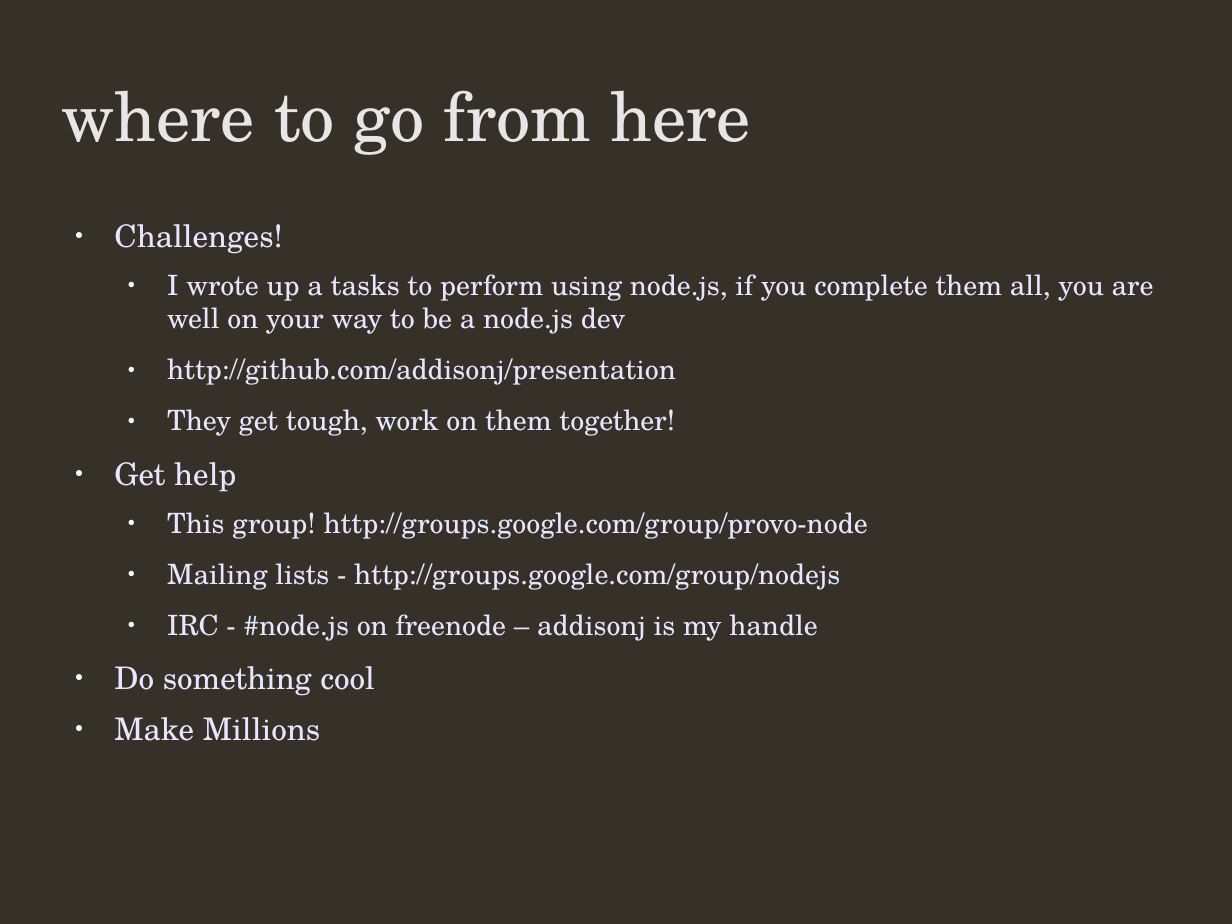
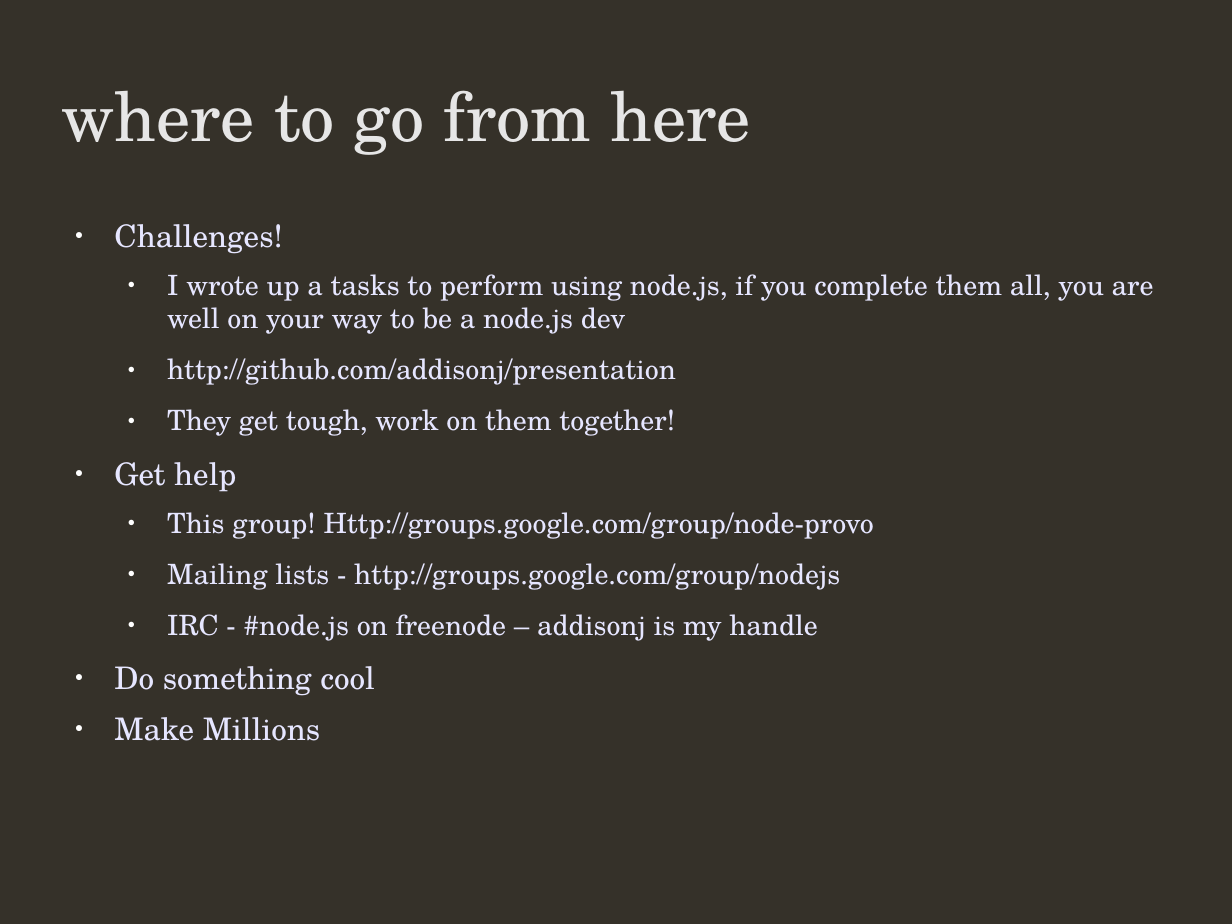
Before and after one commit to addisonj/presentation, a slide deck: slide 13 of presentation.odp. Drawn at 1232x924 pixels with LibreOffice and Linux fonts; fonts in the diff are those of the drawing; background and template pictures are left out. Boxes give left, top, right and bottom in pixels: in the first picture for what was removed or moved away, otherwise in the second. Text is boxed around its words. In the diff, an @@ line names an element or a change of style, - is before the commit and + after.

```diff
--- a/presentation.odp
+++ b/presentation.odp
@@ text at (x1=167, y1=512, x2=874, y2=539): text changed @@
-  ● This group! http://groups.google.com/group/provo-node
+  ● This group! Http://groups.google.com/group/node-provo
```
Also in this commit, not shown: 1 other file.
